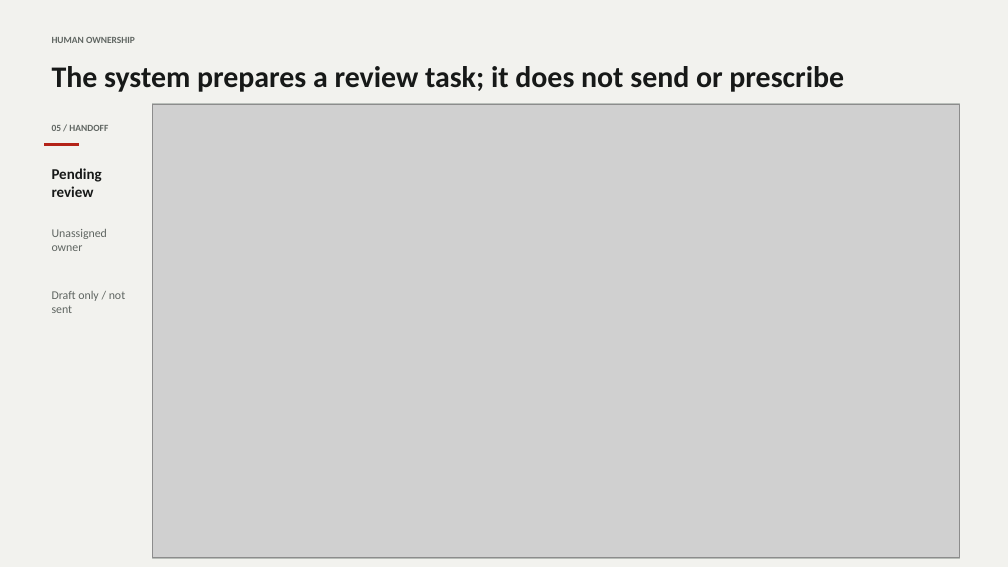
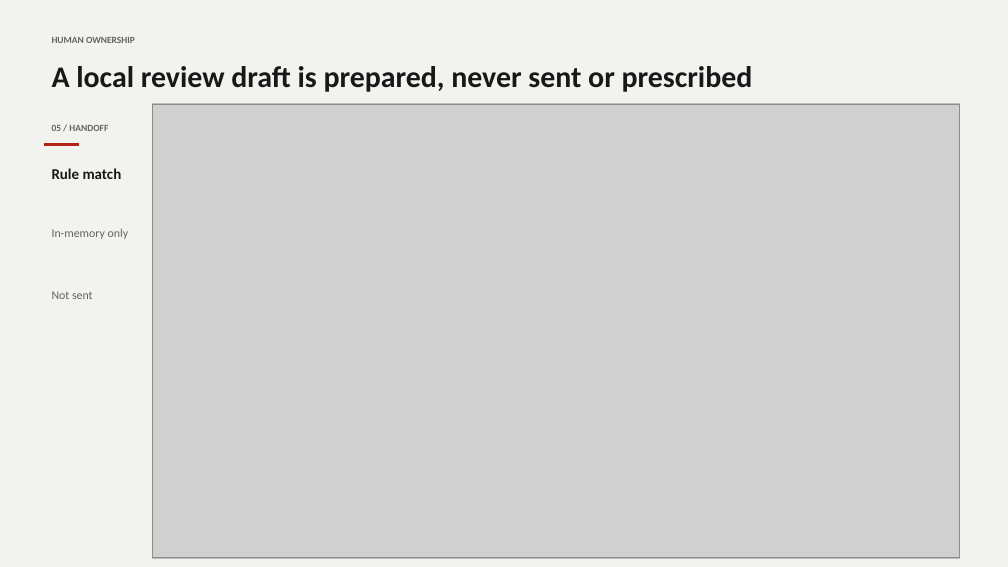
Before and after one commit to kevinmeix1/adherence-os, a slide deck: slide 8 of outputs/adherence-os-demo.pptx. Drawn at 1008x567 pixels with LibreOffice and Linux fonts; fonts in the diff are those of the drawing; grey boxes stand for pictures. Boxes give left, top, right and bottom in pixels: in the first picture for what was removed or moved away, otherwise in the second. Text is boxed around its words. In the diff, an @@ line names an element or a change of style, - is before the commit and + after.

Commit message:
Reframe local review and refresh demo media

```diff
--- a/outputs/adherence-os-demo.pptx
+++ b/outputs/adherence-os-demo.pptx
@@ text at bbox=[52, 66, 753, 92]: text changed @@
-The system prepares a review task; it does not send or prescribe
+A local review draft is prepared, never sent or prescribed
@@ text at bbox=[52, 168, 122, 179]: text changed @@
-Pending review
+Rule match
@@ text at bbox=[52, 229, 129, 239]: text changed @@
-Unassigned owner
+In-memory only
@@ text at bbox=[52, 291, 93, 299]: text changed @@
-Draft only / not sent
+Not sent
```
Also in this commit, not shown: 7 other slides changed, 28 other files.
